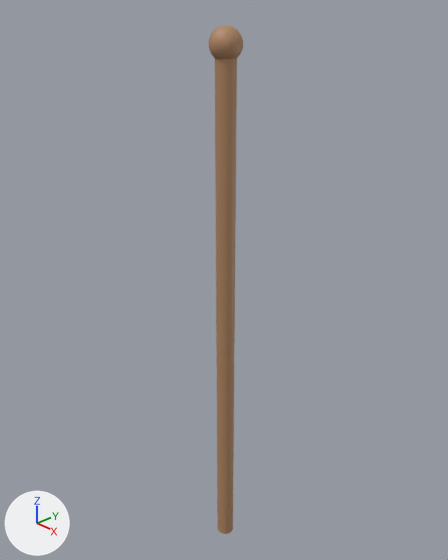
The Blender file klädhängaee.blend, before and after one commit.
Both versions are drawn from a camera (50 mm lens) standing at (5.82, -5.51, 4.7) and looking at (-0.22, 0.18, 0.72). Arrows for +X, +Y and +Z are at lower left; the lights stay in place. The first picture is the older version.
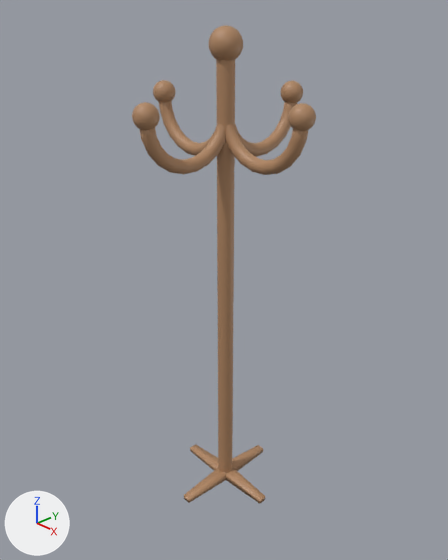
Where the newer file only moved an object's origin or applied its transform, the numbers keep the older frame.

Edits to the bpy script that builds the scene:
```text
Change me_cylinder:
    used by ob_cylinder; location = (0.0, 0.0, 0.0); scale = (0.135, 0.135, 3.98)
    remove me_cylinder.from_pydata(...)  # 64 vertices, 34 faces; spans x -1.0..1.0, y -1.0..1.0, z -1.0..1.0
    add me_cylinder.from_pydata(...)  # 64 vertices, 34 faces; spans x -0.85..0.85, y -0.85..0.85, z -0.69..0.98
    me_cylinder part 1: the whole mesh is scaled about its middle by (0.855, 0.855, 0.835), then moved by (0.0, 0.0, 0.15)
Add me_cube_003:
    me_cube_003.from_pydata([(-1.0, -1.0, -1.0), (-1.0, -1.0, 1.0), (-0.61, 2.97, -1.0), (-0.61, 2.97, 0.06), (1.0, -1.0, -1.0), (1.0, -1.0, 1.0), (0.61, 2.97, -1.0), (0.61, 2.97, 0.06)], [], [(0, 1, 3, 2), (2, 3, 7, 6), (6, 7, 5, 4), (4, 5, 1, 0), (2, 6, 4, 0), (7, 3, 1, 5)])
    me_cube_003.polygons.foreach_set('use_smooth', [True] * 6)
    me_cube_003.materials.append(mat_material_016)  # brown #b18763
Add me_cube_002:
    me_cube_002.from_pydata([(-1.0, -1.0, -1.0), (-1.0, -1.0, 1.0), (-0.61, 2.97, -1.0), (-0.61, 2.97, 0.06), (1.0, -1.0, -1.0), (1.0, -1.0, 1.0), (0.61, 2.97, -1.0), (0.61, 2.97, 0.06)], [], [(0, 1, 3, 2), (2, 3, 7, 6), (6, 7, 5, 4), (4, 5, 1, 0), (2, 6, 4, 0), (7, 3, 1, 5)])
    me_cube_002.polygons.foreach_set('use_smooth', [True] * 6)
    me_cube_002.materials.append(mat_material_015)  # brown #b18763
Add me_cube_001:
    me_cube_001.from_pydata([(-1.0, -1.0, -1.0), (-1.0, -1.0, 1.0), (-0.61, 2.97, -1.0), (-0.61, 2.97, 0.06), (1.0, -1.0, -1.0), (1.0, -1.0, 1.0), (0.61, 2.97, -1.0), (0.61, 2.97, 0.06)], [], [(0, 1, 3, 2), (2, 3, 7, 6), (6, 7, 5, 4), (4, 5, 1, 0), (2, 6, 4, 0), (7, 3, 1, 5)])
    me_cube_001.polygons.foreach_set('use_smooth', [True] * 6)
    me_cube_001.materials.append(mat_material_014)  # brown #b18763
Add me_cube:
    me_cube.from_pydata([(-1.0, -1.0, -1.0), (-1.0, -1.0, 1.0), (-0.61, 2.97, -1.0), (-0.61, 2.97, 0.06), (1.0, -1.0, -1.0), (1.0, -1.0, 1.0), (0.61, 2.97, -1.0), (0.61, 2.97, 0.06)], [], [(0, 1, 3, 2), (2, 3, 7, 6), (6, 7, 5, 4), (4, 5, 1, 0), (2, 6, 4, 0), (7, 3, 1, 5)])
    me_cube.polygons.foreach_set('use_smooth', [True] * 6)
    me_cube.materials.append(mat_material)  # brown #b18763
Add ob_sphere_008:
    ob_sphere_008 = bpy.data.objects.new('Sphere.008', me_sphere_009)  # 866 vertices, 866 faces; spans x -1.0..1.0, y -8.63..1.0, z -4.98..1.0; in mat_material_023 (brown #b18763), mat_material_024 (brown #b18763)
    ob_sphere_008.location = (0.0, -1.25, 3.32)
    ob_sphere_008.rotation_euler = (0.0, 0.0, 3.142)  # degrees (0, 0, 180)
    ob_sphere_008.scale = (0.155, 0.155, 0.155)
Add ob_sphere_007:
    ob_sphere_007 = bpy.data.objects.new('Sphere.007', me_sphere_008)  # 866 vertices, 866 faces; spans x -1.0..1.0, y -8.63..1.0, z -4.98..1.0; in mat_material_021 (brown #b18763), mat_material_022 (brown #b18763)
    ob_sphere_007.location = (-1.24, 0.0, 3.32)
    ob_sphere_007.rotation_euler = (0.0, 0.0, 1.571)  # degrees (0, 0, 90)
    ob_sphere_007.scale = (0.155, 0.155, 0.155)
Add ob_sphere_006:
    ob_sphere_006 = bpy.data.objects.new('Sphere.006', me_sphere_007)  # 866 vertices, 866 faces; spans x -1.0..1.0, y -8.63..1.0, z -4.98..1.0; in mat_material_019 (brown #b18763), mat_material_020 (brown #b18763)
    ob_sphere_006.location = (0.0, 1.26, 3.32)
    ob_sphere_006.scale = (0.155, 0.155, 0.155)
Add ob_sphere_001:
    ob_sphere_001 = bpy.data.objects.new('Sphere.001', me_sphere_006)  # 866 vertices, 866 faces; spans x -1.0..1.0, y -8.63..1.0, z -4.98..1.0; in mat_material_017 (brown #b18763), mat_material_018 (brown #b18763)
    ob_sphere_001.location = (1.25, 0.0, 3.32)
    ob_sphere_001.rotation_euler = (0.0, 0.0, -1.571)  # degrees (0, 0, -90)
    ob_sphere_001.scale = (0.155, 0.155, 0.155)
Add ob_cube_003:
    ob_cube_003 = bpy.data.objects.new('Cube.003', me_cube_003)
    ob_cube_003.location = (0.17, 0.0, -2.67)
    ob_cube_003.rotation_euler = (0.0, 0.0, -1.571)  # degrees (0, 0, -90)
    ob_cube_003.scale = (0.102, 0.23, 0.0725)
Add ob_cube_002:
    ob_cube_002 = bpy.data.objects.new('Cube.002', me_cube_002)
    ob_cube_002.location = (0.01, -0.18, -2.67)
    ob_cube_002.rotation_euler = (0.0, 0.0, 3.142)  # degrees (0, 0, 180)
    ob_cube_002.scale = (0.102, 0.23, 0.0725)
Add ob_cube_001:
    ob_cube_001 = bpy.data.objects.new('Cube.001', me_cube_001)
    ob_cube_001.location = (0.0, 0.17, -2.67)
    ob_cube_001.scale = (0.102, 0.23, 0.0725)
Add ob_cube:
    ob_cube = bpy.data.objects.new('Cube', me_cube)
    ob_cube.location = (-0.15, 0.0, -2.67)
    ob_cube.rotation_euler = (0.0, 0.0, 1.571)  # degrees (0, 0, 90)
    ob_cube.scale = (0.102, 0.23, 0.0725)
```

What differs and where, as boxes (x1, y1, x2, y2) in the pictures (448 x 560 px):
'Cylinder', moved, rescaled (13% narrower, 13% shorter)
    before: (215, 58, 237, 534)
    after: (216, 60, 235, 473)
'Sphere.008', added (brown)
    after: (132, 102, 225, 174)
'Sphere.001', added (brown)
    after: (225, 103, 316, 175)
'Sphere.007', added (brown)
    after: (153, 80, 214, 156)
'Sphere.006', added (brown)
    after: (235, 81, 303, 157)
'Cube.002', added (brown)
    after: (184, 468, 232, 503)
'Cube.003', added (brown)
    after: (226, 468, 265, 504)
'Cube.001', added
    after: (232, 445, 263, 471)
'Cube', added
    after: (190, 444, 233, 473)
